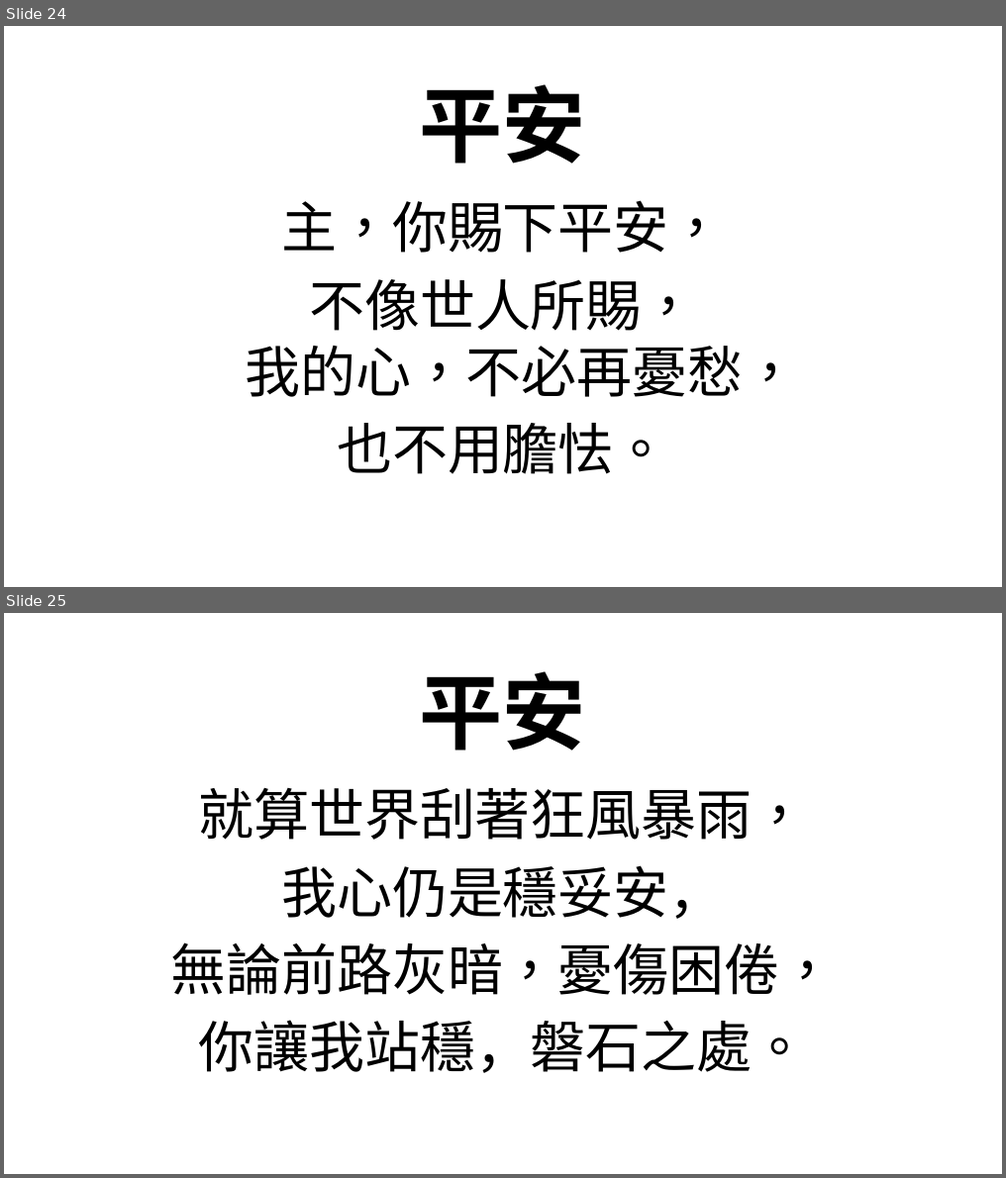
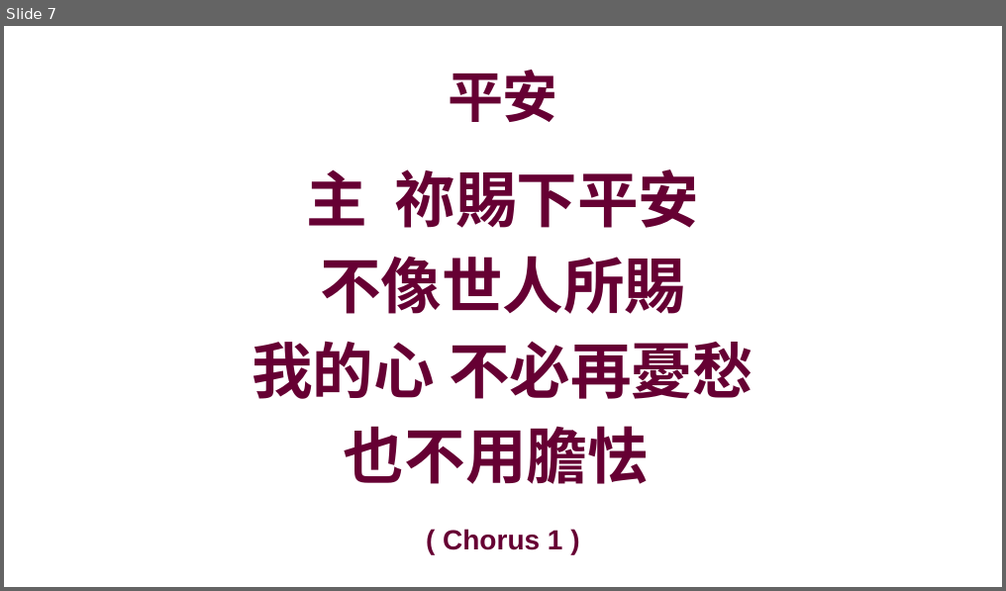
Before and after one commit to batisuoc/prayermeeting, a slide deck: 2020/9月/3-9.pptx. Shown one above the other, each under a label of ours: slides 24 and 25 before the commit, slide 7 after it. The pictures are 1006x1178 and 1006x591 pixels, drawn with LibreOffice and Linux fonts; fonts in the diff are those of the drawing; background and template pictures are left out. Boxes give left, top, right and bottom in pixels: in the first picture for what was removed or moved away, otherwise in the second. Text is boxed around its words. In the diff, an @@ line names an element or a change of style, - is before the commit and + after.

```diff
--- a/2020/9月/3-9.pptx
+++ b/2020/9月/3-9.pptx
@@ slide 25 removed at bbox=[4, 613, 1002, 1174], background #FFFFFF @@
@@ title removed at bbox=[420, 671, 586, 751] @@
-平安
@@ text removed at bbox=[79, 774, 927, 1112] @@
-就算世界刮著狂風暴雨，
-我心仍是穩妥安，
-無論前路灰暗，憂傷困倦，
-你讓我站穩，磐石之處。
@@ what was slide 24 is now slide 7 @@
@@ slide 7 changed as well @@
@@ title "平安": place and size @@
-title "平安" at bbox=[420, 84, 586, 164]
+title "平安" at bbox=[448, 70, 558, 122]
@@ title "平安" at bbox=[448, 70, 558, 122]: size 60 to 40 pt, font Arial to Noto Sans CJK SC, text colour #000000 to #660033 @@
@@ text "主 祢賜下平安": place and size @@
-text "主 祢賜下平安" at bbox=[79, 187, 927, 525]
+text "主 祢賜下平安" at bbox=[252, 170, 753, 484]
@@ text "主 祢賜下平安" at bbox=[252, 170, 753, 484]: outline #FFFFFF 0.75 pt to none @@
@@ text at bbox=[252, 170, 753, 484]: text changed; size 40 to 44 pt; font Arial to Noto Sans CJK SC; text colour #000000 to #660033; bold on @@
-主，你賜下平安，
-不像世人所賜，
-我的心，不必再憂愁，
-也不用膽怯。
+主 祢賜下平安
+不像世人所賜
+我的心 不必再憂愁
+也不用膽怯
@@ text added at bbox=[443, 529, 563, 551], 20 pt, text #660033, bold @@
+( Chorus 1 )
```
Also in this commit, not shown: 3 other slides changed, 4 slides added, 26 other slides removed, 2 other files.
